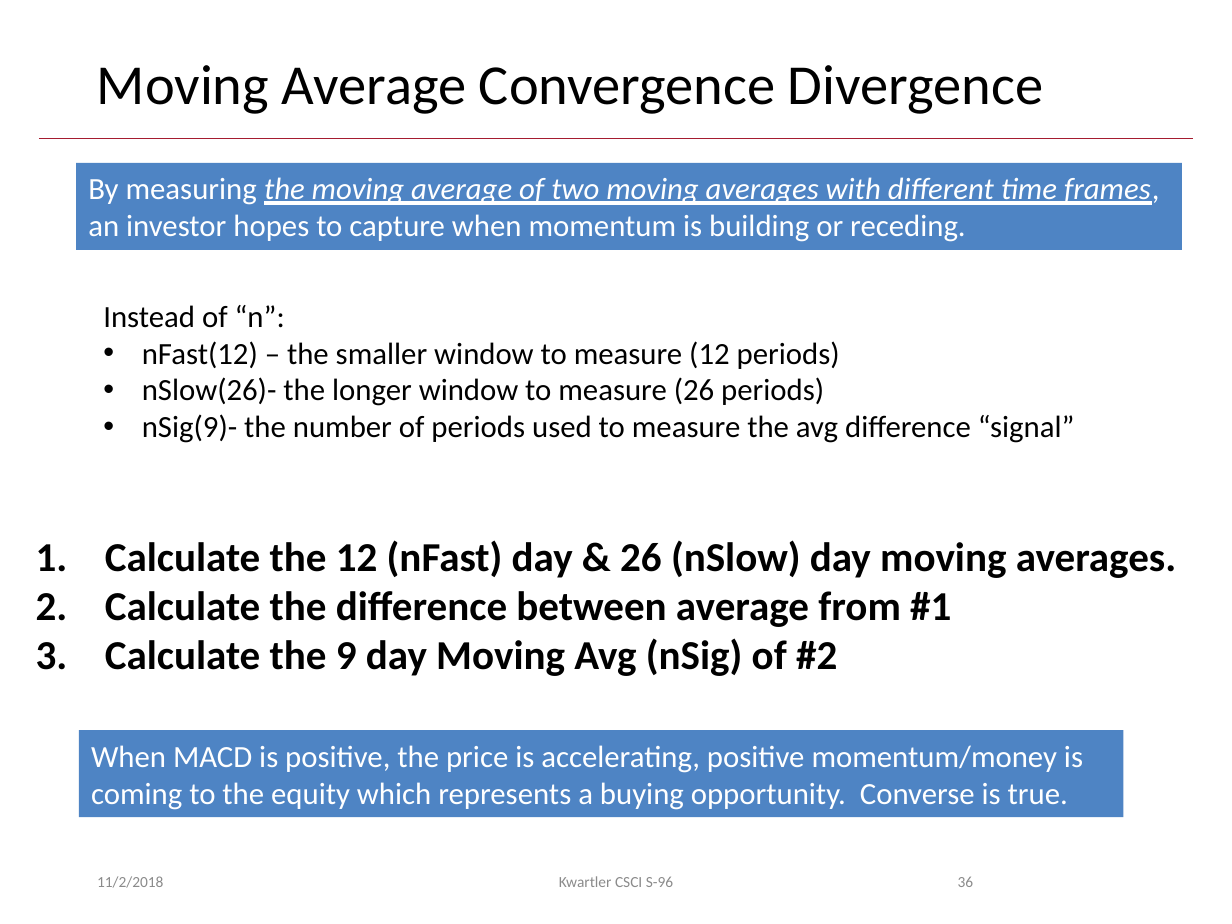
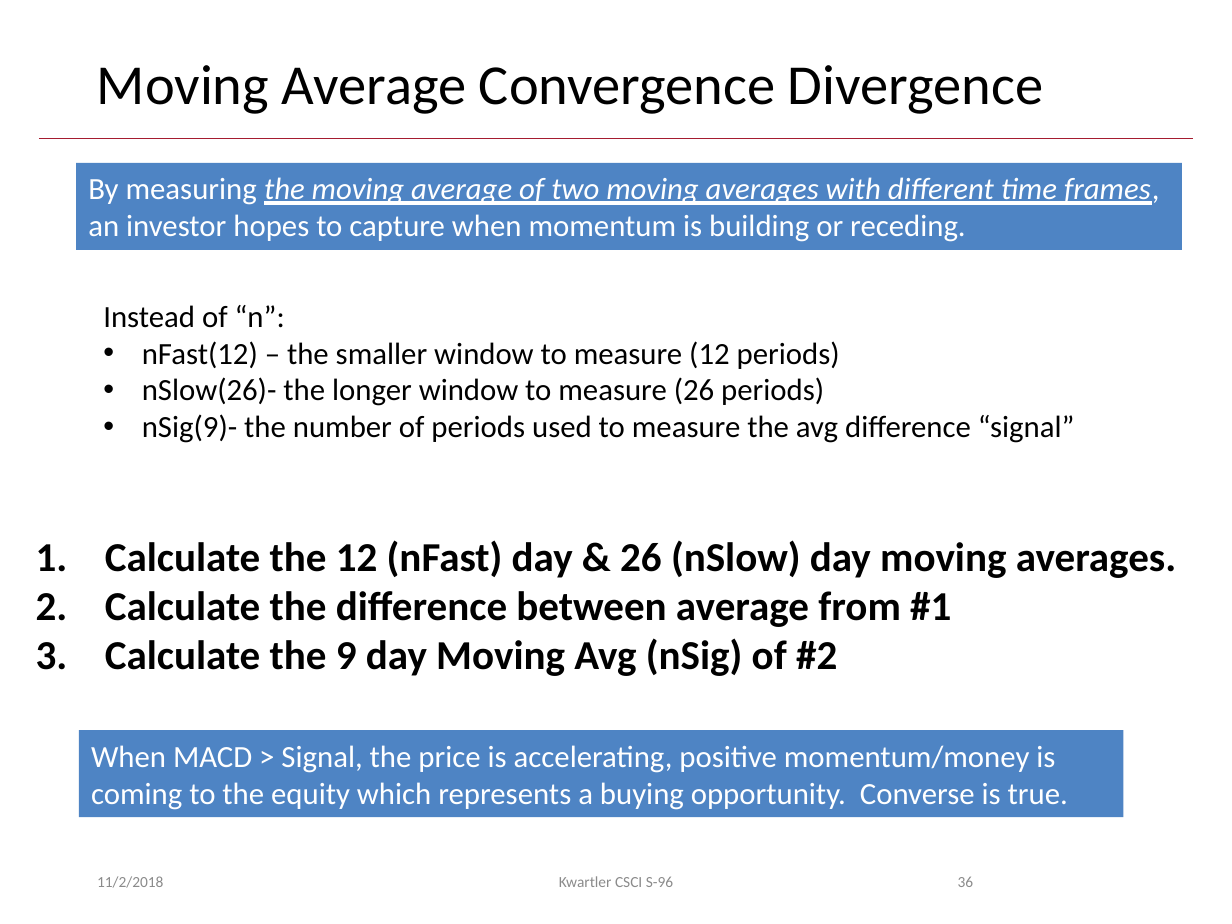
Before and after one commit to EvanShui/ODSC_west_2018, a slide deck: slide 36 of Intro to Technical Financial Evaluation with R.pptx. Drawn at 1232x924 pixels with LibreOffice and Linux fonts; fonts in the diff are those of the drawing; background and template pictures are left out. Boxes give left, top, right and bottom in pixels: in the first picture for what was removed or moved away, otherwise in the second. Text is boxed around its words. In the diff, an @@ line names an element or a change of style, - is before the commit and + after.

Commit message:
typo/clarification

```diff
--- a/Intro to Technical Financial Evaluation with R.pptx
+++ b/Intro to Technical Financial Evaluation with R.pptx
@@ text in rectangle at (x1=91, y1=745, x2=1068, y2=810): text changed @@
-When MACD is positive, the price is accelerating, positive momentum/money is coming to the equity which represents a buying opportunity. Converse is true.
+When MACD > Signal, the price is accelerating, positive momentum/money is coming to the equity which represents a buying opportunity. Converse is true.
```
